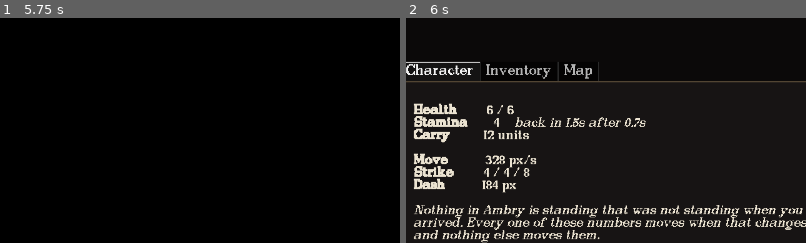
Above: before the commit, frames 1-2 (left to right).
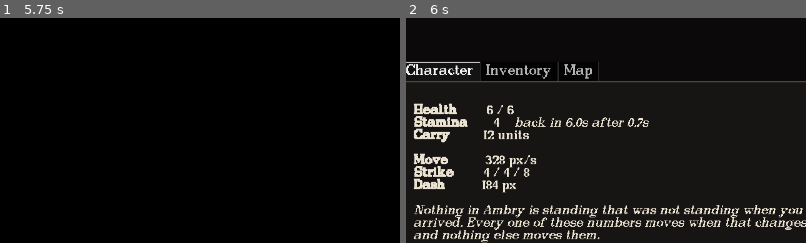
Above: after the commit, the same moments.

Repository: as8596/blightfall
Game: Godot game, scene res://tests/m1_smoke_test.tscn
Two runs of this game, one before a commit and one after it. Both use one fixed random seed, a clock stepped at 60 frames per second and the inputs below. This scene is started directly instead of the project's main scene.
Inputs (mouse positions are % of the whole screen's width and height, from its top left):
- Up to frame 1 (5.75 s): tap Enter (ui_accept) at 0.5, 0.77, 1.25, 1.52, 2, 2.75, 3.02, 3.5, 3.77, 4.25, 4.52 s; move the mouse to (72, 45) at 0.52 s; hold D (move_right) 0.53-1.28 s; hold J (attack) 0.53-1.28 s; click (72, 45) at 0.67 s; tap Shift (dodge) at 0.8, 1.35, 2.3, 2.85, 3.8, 5.3 s; move the mouse to (30, 55) at 1.27 s; hold S (move_down) 1.28-2.03 s; tap J (attack) at 1.55, 3.05, 4.55 s; move the mouse to (60, 28) at 2.02 s; hold D (move_right) 2.03-2.78 s; hold J (attack) 2.03-2.78 s; move the mouse to (45, 70) at 2.77 s; hold W (move_up) 2.78-3.53 s; click (45, 70) at 2.92 s; move the mouse to (80, 65) at 3.52 s; hold Mouse wheel down (hotbar_next) 3.53-4.28 s; hold A (move_left) 3.53-5.03 s; move the mouse to (20, 35) at 4.27 s; tap Mouse wheel up (hotbar_prev) at 4.35 s; move the mouse to (55, 50) at 5.02 s; hold S (move_down) from 5.03 s (still down); hold E (interact) from 5.03 s (still down); click (55, 50) at 5.17 s
- Up to frame 2 (6 s): move the mouse to (35, 25) at 5.77 s; release S (move_down) at 5.78 s; release E (interact) at 5.78 s; hold D (move_right) from 5.78 s (still down); tap C (open_character) at 5.85 s
The pictures show only the part of the screen within x 11-61%, y 0-50%; the shares and areas given below are measured in that part.

Frame 1 is identical in both runs. In frame 2, 0.5% of the frame differs, in the area x 39-61%, y 44-49%.

Commit message:
Cut stamina regen by 75%
`full_regen_time` 1.5s -> 6.0s, which is a straight quarter of the rate.

This is the number GDD §6 asked to have validated at M1 by hand — "if dodging
ever feels like budgeting, the pool is too small" — and it did not survive
contact from the other direction. At 1.5s the pool returned 1.28 points per
0.48s dodge cycle against 1.00 spent, so four dodges was never a limit and the
meter was decoration. The smoke test had been printing that as a standing
finding for weeks. At 6.0s it returns 0.32 and the pool binds.

Worth naming the cost: this moves stamina a step toward being "a resource to
manage", which §6 explicitly does not want it to be. The counterweight is that
attacks are still free and the pool is still four dodges deep, so the limit only
bites on panic-rolling — the exact thing it exists to stop. §6 is amended rather
than quietly contradicted.

The test no longer hard-codes the refill time. It reads it off the component and
asserts only that it is slow enough to mean something, because a number the GDD
labels a tuning knob should not turn every tuning pass into a test edit.

222 smoke checks, 14 doorway, 14 death, 21 gateway, 32 dialogue, 0 failed.

Co-Authored-By: Claude Opus 5 <noreply@anthropic.com>
Claude-Session: https://claude.ai/code/session_01WGRNsky2EarY8ooktQdibJ

Diff:
--- a/actors/components/stamina_component.gd
+++ b/actors/components/stamina_component.gd
@@ -19,8 +19,20 @@
 ## 4 consecutive dodges (GDD §6).
 @export var max_stamina: float = 4.0
 
-## Seconds to refill from empty. GDD: ~1.5s.
-@export var full_regen_time: float = 1.5
+## Seconds to refill from empty.
+##
+## **6.0, not the 1.5 in GDD §6** — amended after playing it. §6 asks for this
+## number to be validated at M1 by hand, and it was: at 1.5s the pool refilled
+## faster than the dodge cooldown could spend it, so four dodges was never a
+## limit and the meter was decoration. `m1_smoke_test` had been reporting that
+## as a standing finding for weeks.
+##
+## Four times slower makes it bind. It also moves stamina a step toward being
+## "a resource to manage", which §6 explicitly does not want it to be — the
+## counterweight is that attacks are still free and the pool is still four
+## dodges deep, so the limit only bites on panic-rolling, which is the exact
+## thing it exists to stop.
+@export var full_regen_time: float = 6.0
 
 ## Pause before regen resumes after spending. 0 keeps the pool generous.
 @export var regen_delay: float = 0.7
--- a/actors/components/stats_component.gd
+++ b/actors/components/stats_component.gd
@@ -37,7 +37,7 @@
 ## repeatedly without compounding.
 var base_max_stamina: float = 4.0
 var base_regen_delay: float = 0.7
-var base_regen_time: float = 1.5
+var base_regen_time: float = 6.0
 
 
 ## How much faster recovery is than it shipped, as a multiplier.
--- a/actors/player/player.tscn
+++ b/actors/player/player.tscn
@@ -65,7 +65,7 @@
 [node name="StaminaComponent" type="Node" parent="."]
 script = ExtResource("5_stamina")
 max_stamina = 4.0
-full_regen_time = 1.5
+full_regen_time = 6.0
 
 [node name="KnockbackComponent" type="Node" parent="."]
 script = ExtResource("6_knockback")
--- a/tests/m1_smoke_test.gd
+++ b/tests/m1_smoke_test.gd
@@ -418,7 +418,7 @@
 
 
 func _test_stamina() -> void:
-	print("\nStamina (GDD §6: dodge only, 4 dodges, ~1.5s refill)")
+	print("\nStamina (GDD §6 as amended: dodge only, 4 dodges, 6s refill)")
 	await _reset_player()
 
 	_check_near("starts full", _player.stamina.current, 4.0, 0.001)
@@ -439,13 +439,18 @@
 		spends += 1
 	_check("pool holds exactly four dodges", spends == 4, "spent %d" % spends)
 
-	# Regen waits `regen_delay` before it starts. GDD §6 gives 1.5s to refill;
-	# the pause in front of it is what stops the pool refilling faster than
-	# anything can spend it, which is what made it decorative before sprinting
-	# existed (docs/M1-NOTES.md).
-	var settle: int = int((_player.stamina.regen_delay + 1.5) / TICK) + 20
+	# Regen waits `regen_delay` before it starts, then takes `full_regen_time`.
+	# Read off the component rather than hard-coded: this number is explicitly a
+	# tuning knob (GDD §6 asks for it to be validated by hand), and a test that
+	# pins it to a literal turns every tuning pass into a test edit.
+	var refill: float = _player.stamina.full_regen_time
+	var settle: int = int((_player.stamina.regen_delay + refill) / TICK) + 20
 	await _ticks(settle)
-	_check_near("refills in ~1.5s after the delay", _player.stamina.current, 4.0, 0.05)
+	_check_near("refills in full_regen_time after the delay", _player.stamina.current, 4.0, 0.05)
+	# The number itself, so a slip back to something that refills instantly is
+	# caught rather than absorbed.
+	_check("and that is slow enough for the pool to mean something", refill >= 4.0,
+		"%.1fs" % refill)
 	_check("and the delay is real", _player.stamina.regen_delay > 0.0,
 		"%.2fs" % _player.stamina.regen_delay)
 
Not shown, changed: README.md
Not shown, changed: docs/GDD.md
Not shown, changed: docs/M1-NOTES.md
